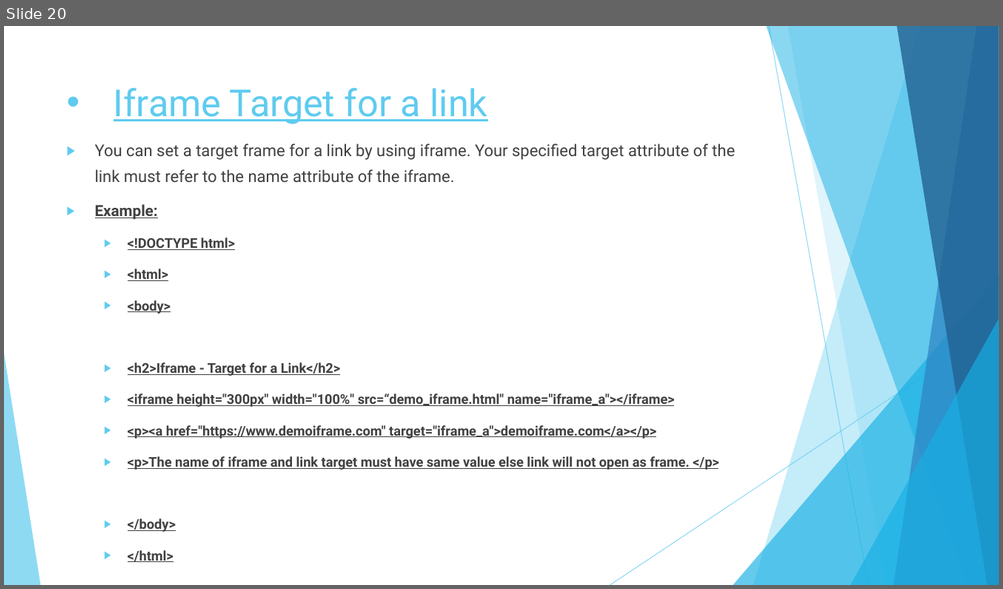
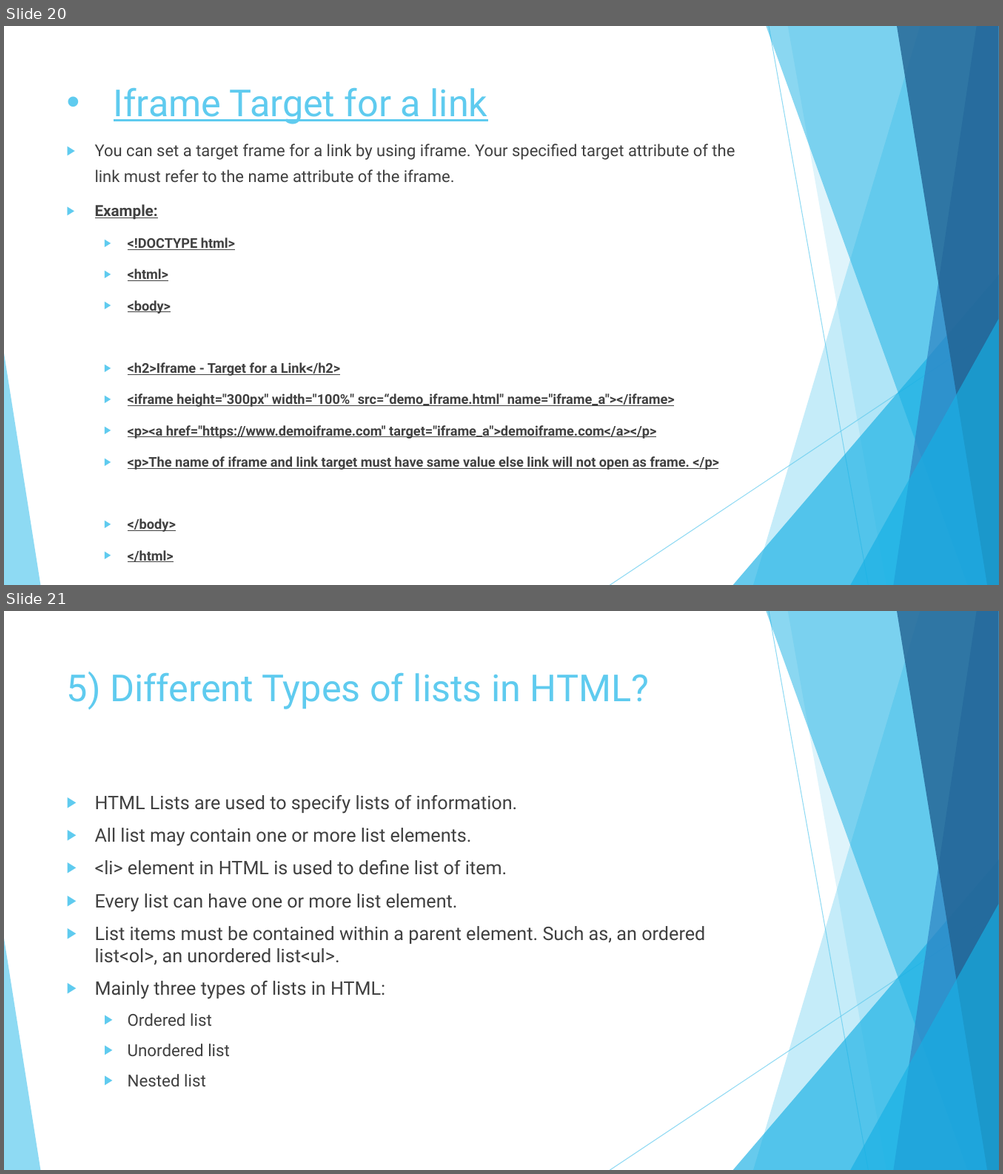
Before and after one commit to bhavikavasani/assignment_module1HTML, a slide deck: ASSIGNMENT.pptx. Shown one above the other, each under a label of ours: slide 20 before the commit, slides 20 and 21 after it. The pictures are 1003x589 and 1003x1174 pixels, drawn with LibreOffice and Linux fonts; fonts in the diff are those of the drawing. Boxes give left, top, right and bottom in pixels: in the first picture for what was removed or moved away, otherwise in the second. Text is boxed around its words. In the diff, an @@ line names an element or a change of style, - is before the commit and + after.

```diff
--- a/ASSIGNMENT.pptx
+++ b/ASSIGNMENT.pptx
@@ slide 21 added at bbox=[4, 611, 999, 1170], background #FFFFFF; not listed: 10 template elements that a slide beside it also shows @@
@@ title added at bbox=[67, 672, 649, 709], 36 pt, text #5FCBEF @@
+5) Different Types of lists in HTML?
@@ text added at bbox=[95, 795, 705, 1087], 18 pt, text #404040 @@
+▶ HTML Lists are used to specify lists of information.
+▶ All list may contain one or more list elements.
+▶ <li> element in HTML is used to define list of item.
+▶ Every list can have one or more list element.
+▶ List items must be contained within a parent element. Such as, an ordered list<ol>, an unordered list<ul>.
+▶ Mainly three types of lists in HTML:
+  ▶ Ordered list
+  ▶ Unordered list
+  ▶ Nested list
```
Also in this commit, not shown: 1 slide changed, 27 other slides added.
